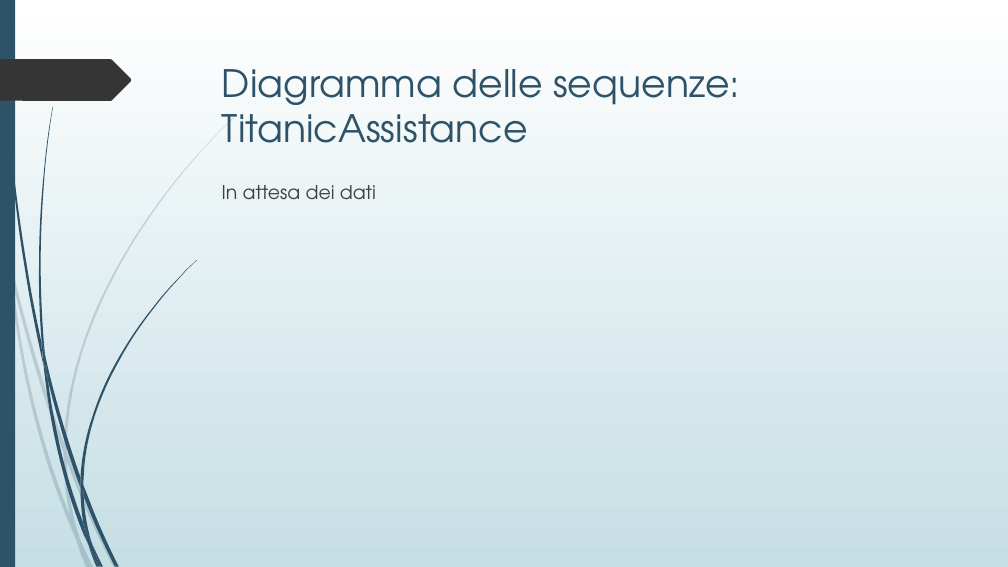
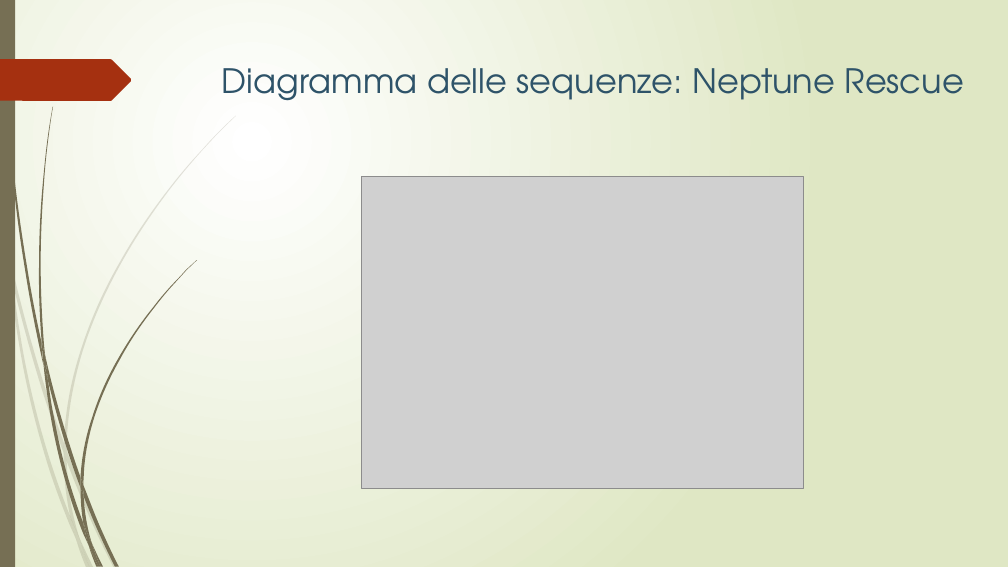
Before and after one commit to lpleo/Ingegneria_Software_2014, a slide deck: slide 10 of Slide/Slide Sparta.pptx (slide 9 before the commit). Drawn at 1008x567 pixels with LibreOffice and Linux fonts; fonts in the diff are those of the drawing; grey boxes stand for pictures. Boxes give left, top, right and bottom in pixels: in the first picture for what was removed or moved away, otherwise in the second. Text is boxed around its words. In the diff, an @@ line names an element or a change of style, - is before the commit and + after.

```diff
--- a/Slide/Slide Sparta.pptx
+++ b/Slide/Slide Sparta.pptx
@@ background gradient #FFFFFF to #C5DEE5 to gradient #FFFFFF to #DFE8C4 @@
@@ freeform shape at (x1=2, y1=0, x2=43, y2=364): fill #2E5369 to #766F54; outline redrawn @@
@@ freeform shape at (x1=0, y1=59, x2=132, y2=101): fill #353535 to #A53010 @@
@@ title at (x1=222, y1=68, x2=964, y2=100): text changed; size 36 to 32 pt @@
-Diagramma delle sequenze: TitanicAssistance
+Diagramma delle sequenze: Neptune Rescue
@@ fill #2E5369 to #766F54 in 12 elements at (x1=45, y1=357, x2=80, y2=488), (x1=83, y1=485, x2=119, y2=566), (x1=43, y1=361, x2=88, y2=546), (x1=92, y1=544, x2=104, y2=567), (x1=42, y1=340, x2=48, y2=382), (x1=80, y1=260, x2=197, y2=485), (x1=88, y1=546, x2=98, y2=567), (x1=80, y1=488, x2=91, y2=544), (x1=80, y1=477, x2=83, y2=496), (x1=83, y1=523, x2=101, y2=566), (x1=0, y1=0, x2=15, y2=567), (x1=39, y1=107, x2=53, y2=357) @@
@@ picture added at (x1=361, y1=176, x2=803, y2=488) @@
@@ text removed at (x1=222, y1=185, x2=376, y2=199) @@
-In attesa dei dati
@@ fill #2E5369 at 20% opacity to #766F54 at 20% opacity in 10 elements at (x1=0, y1=213, x2=8, y2=265), (x1=11, y1=261, x2=64, y2=453), (x1=67, y1=451, x2=117, y2=567), (x1=79, y1=538, x2=94, y2=567), (x1=8, y1=265, x2=76, y2=540), (x1=64, y1=453, x2=79, y2=538), (x1=64, y1=116, x2=236, y2=451), (x1=76, y1=540, x2=90, y2=567), (x1=64, y1=443, x2=67, y2=461), (x1=70, y1=516, x2=90, y2=567) @@
```
Also in this commit, not shown: 12 other slides changed, 6 slides added, 6 slides removed, 3 other files.
